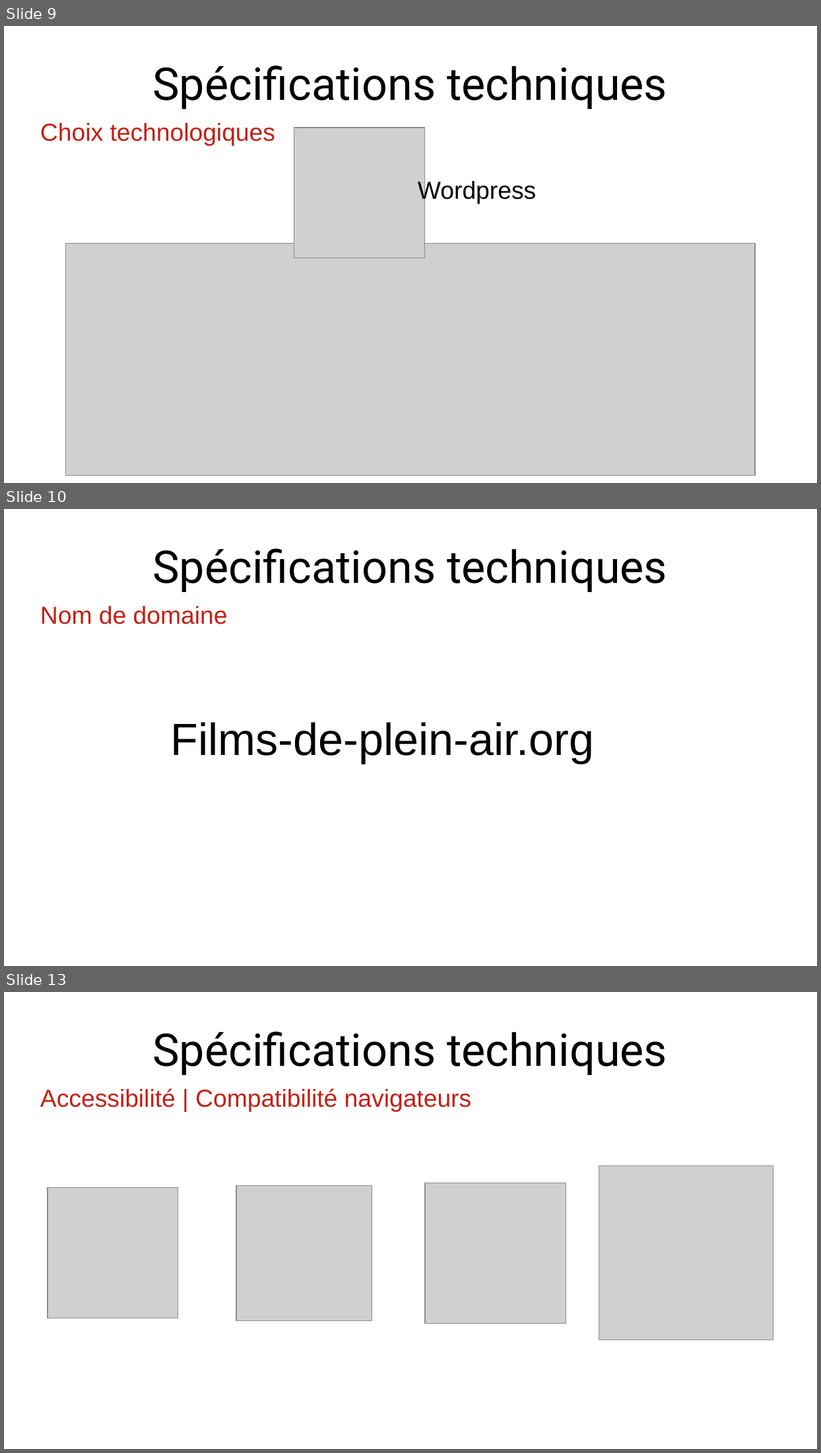
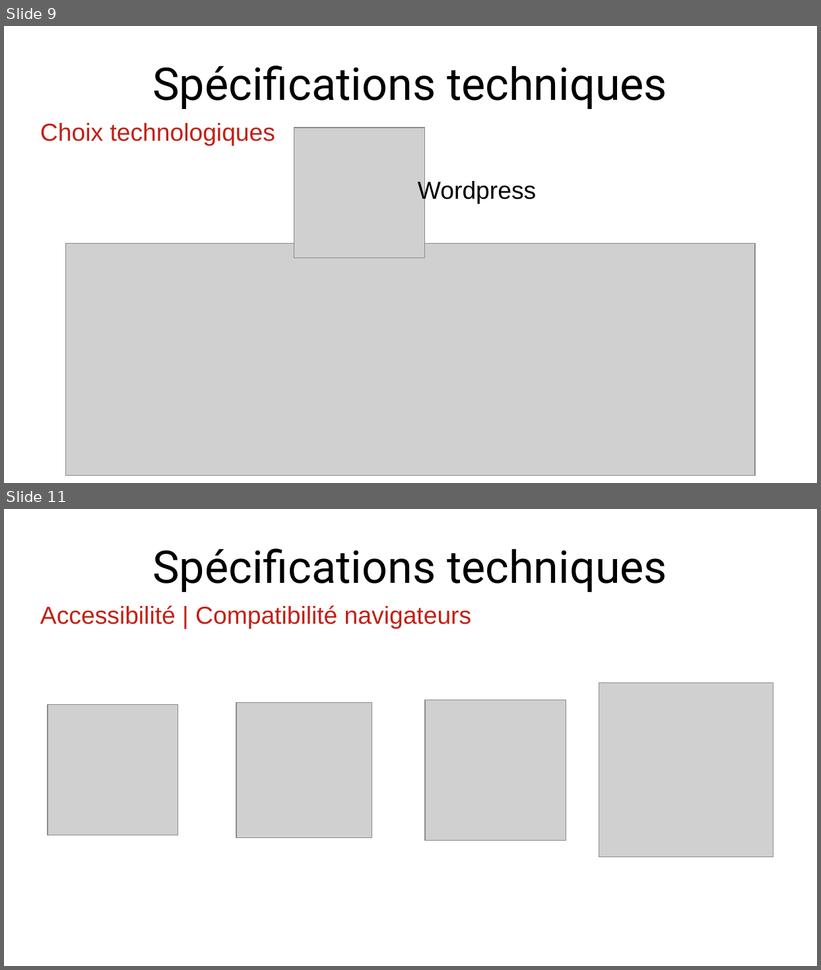
Before and after one commit to arcausin/Films-de-Plein-Air, a slide deck: soutenance.odp. Shown one above the other, each under a label of ours: slides 9, 10 and 13 before the commit, slides 9 and 11 after it; the slides between them are not shown. The pictures are 821x1453 and 821x970 pixels, drawn with LibreOffice and Linux fonts; fonts in the diff are those of the drawing; grey boxes stand for pictures. Boxes give left, top, right and bottom in pixels: in the first picture for what was removed or moved away, otherwise in the second. Text is boxed around its words. In the diff, an @@ line names an element or a change of style, - is before the commit and + after.

```diff
--- a/soutenance.odp
+++ b/soutenance.odp
@@ slide 10 removed at (x1=4, y1=509, x2=817, y2=966), background #FFFFFF @@
@@ title removed at (x1=152, y1=549, x2=667, y2=592) @@
-Spécifications techniques
@@ text removed at (x1=40, y1=606, x2=228, y2=625) @@
-Nom de domaine
@@ text removed at (x1=171, y1=722, x2=594, y2=763) @@
-Films-de-plein-air.org
@@ what was slide 13 is now slide 11 @@
```
Also in this commit, not shown: 3 slides changed, 4 slides added, 1 other slide removed, 1 other file.
